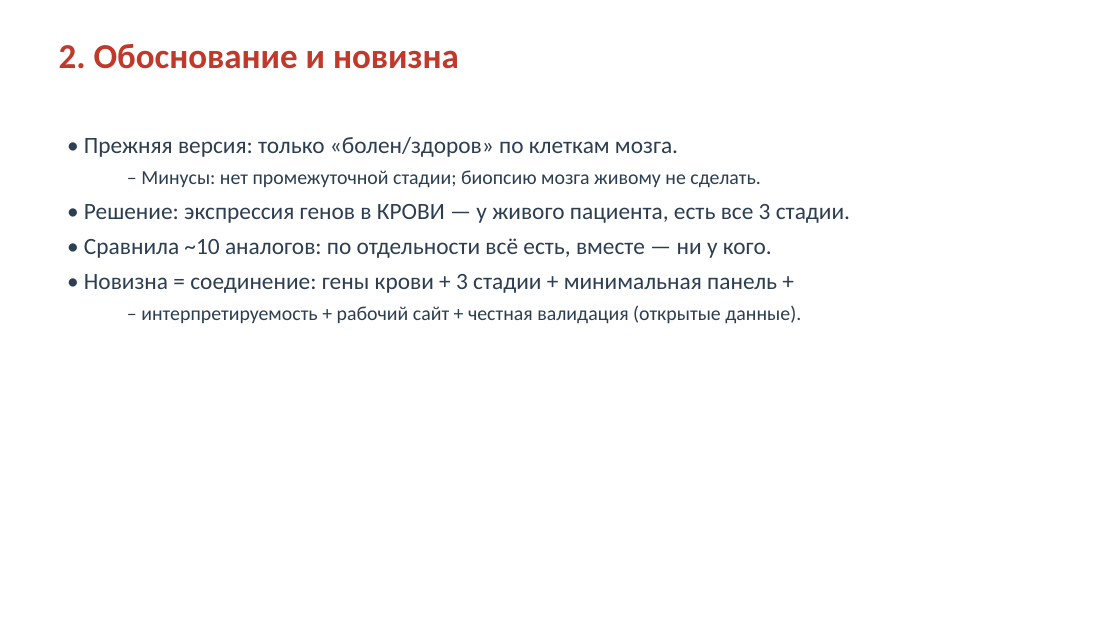
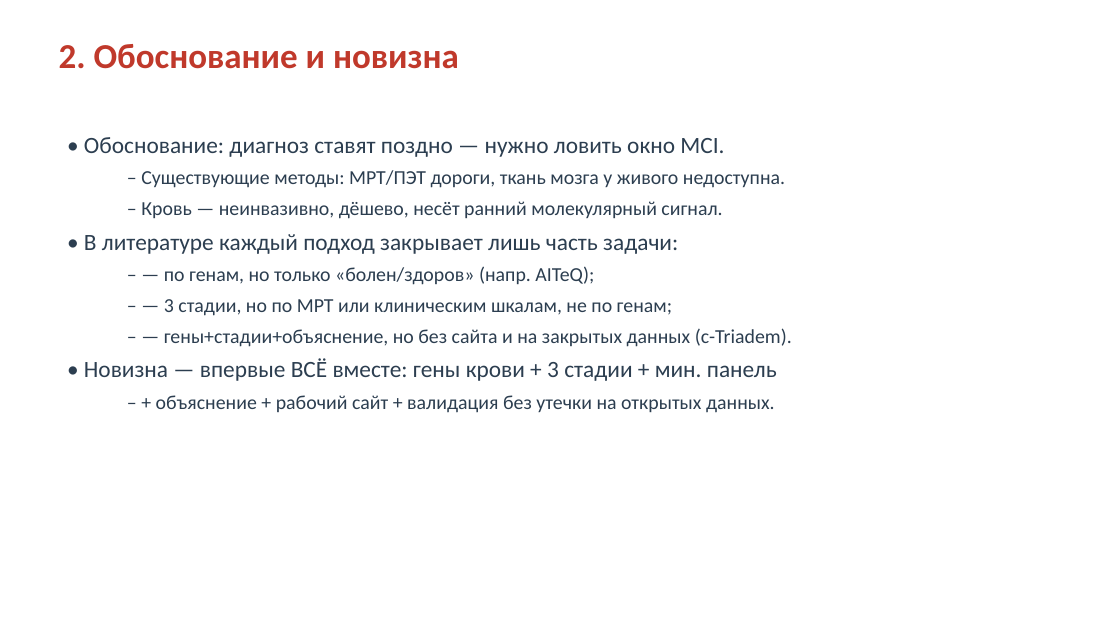
Before and after one commit to vverakorolevaa/alzheimer, a slide deck: slide 3 of docs/Презентация_AD_Blood_Stage.pptx. Drawn at 1120x630 pixels with LibreOffice and Linux fonts; fonts in the diff are those of the drawing. Boxes give left, top, right and bottom in pixels: in the first picture for what was removed or moved away, otherwise in the second. Text is boxed around its words. In the diff, an @@ line names an element or a change of style, - is before the commit and + after.

```diff
--- a/docs/Презентация_AD_Blood_Stage.pptx
+++ b/docs/Презентация_AD_Blood_Stage.pptx
@@ text at <box>84,137,792,413</box>: text changed; size 20 to 17 pt @@
-• Прежняя версия: только «болен/здоров» по клеткам мозга.
-  – Минусы: нет промежуточной стадии; биопсию мозга живому не сделать.
-• Решение: экспрессия генов в КРОВИ — у живого пациента, есть все 3 стадии.
-• Сравнила ~10 аналогов: по отдельности всё есть, вместе — ни у кого.
-• Новизна = соединение: гены крови + 3 стадии + минимальная панель +
-  – интерпретируемость + рабочий сайт + честная валидация (открытые данные).
+• Обоснование: диагноз ставят поздно — нужно ловить окно MCI.
+  – Существующие методы: МРТ/ПЭТ дороги, ткань мозга у живого недоступна.
+  – Кровь — неинвазивно, дёшево, несёт ранний молекулярный сигнал.
+• В литературе каждый подход закрывает лишь часть задачи:
+  – — по генам, но только «болен/здоров» (напр. AITeQ);
+  – — 3 стадии, но по МРТ или клиническим шкалам, не по генам;
+  – — гены+стадии+объяснение, но без сайта и на закрытых данных (c-Triadem).
+• Новизна — впервые ВСЁ вместе: гены крови + 3 стадии + мин. панель
+  – + объяснение + рабочий сайт + валидация без утечки на открытых данных.
```
Also in this commit, not shown: 6 other slides changed, 10 other files.
